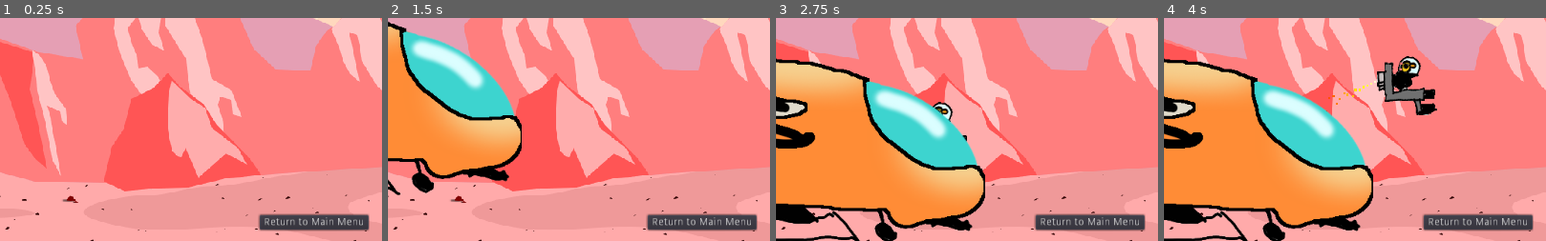
Above: before the commit, frames 1-4 (left to right).
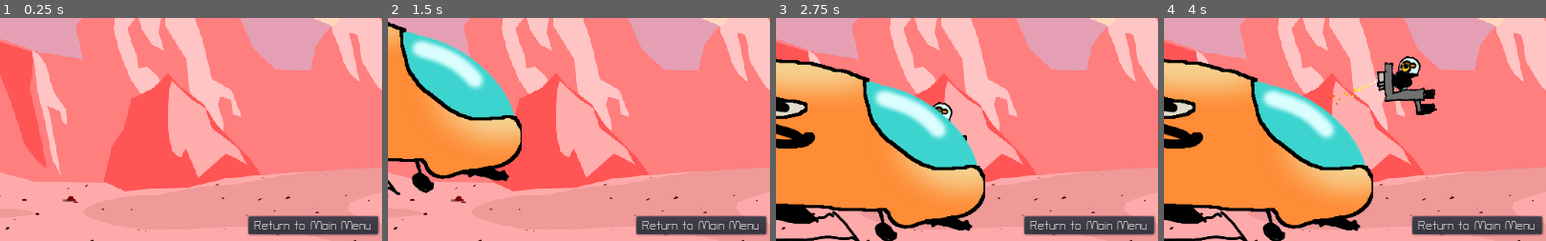
Above: after the commit, the same moments.

Repository: the-g-force/FamJam-January2021
Game: Godot game, scene res://src/StoryScene.tscn
The game is run twice, just before and just after one commit, with the same random seed, the same clock (stepped at 60 frames per second) and the same inputs. This scene is started directly instead of the project's main scene.
Inputs (mouse positions are % of the whole screen's width and height, from its top left):
- Up to frame 1 (0.25 s): no input
- Up to frame 2 (1.5 s): tap Enter at 0.5 s; move the mouse to (72, 45) at 0.52 s; hold D (move_right) 0.53-1.28 s; tap Space (fire) at 0.6, 1.35 s; click (72, 45) at 0.67 s; move the mouse to (30, 55) at 1.27 s; hold S (move_down) from 1.28 s (still down)
- Up to frame 3 (2.75 s): move the mouse to (60, 28) at 2.02 s; release S (move_down) at 2.03 s; hold D (move_right) from 2.03 s (still down); tap Space (fire) at 2.1 s
- Up to frame 4 (4 s): tap Space (fire) at 2.75, 2.85, 3.6 s; move the mouse to (45, 70) at 2.77 s; release D (move_right) at 2.78 s; hold W (move_up) 2.78-3.53 s; click (45, 70) at 2.92 s; move the mouse to (80, 65) at 3.52 s; hold A (move_left) from 3.53 s (still down)
The pictures show only the part of the screen within x 50-100%, y 50-100%; the shares and areas given below are measured in that part.

The runs differ from the first frame. In frame 1, 2.5% of the frame differs, in the area x 64-100%, y 87-98%; in frame 2, 2.5%; in frame 3, 2.5%; in frame 4, 2.5%.

Commit message:
Use fancy font for return to main menu button

Diff:
--- a/project/src/StoryScene.tscn
+++ b/project/src/StoryScene.tscn
@@ -7,9 +7,12 @@
 [ext_resource path="res://assets/copter.png" type="Texture" id=5]
 [ext_resource path="res://assets/g1375.png" type="Texture" id=6]
 [ext_resource path="res://fonts/Roboto-Regular.ttf" type="DynamicFontData" id=7]
+[ext_resource path="res://fonts/TurretRoad-Regular.ttf" type="DynamicFontData" id=8]
 
-[sub_resource type="Animation" id=1]
-resource_name = "Story"
+[sub_resource type="DynamicFont" id=1]
+font_data = ExtResource( 8 )
+
+[sub_resource type="Animation" id=2]
 length = 14.0
 tracks/0/type = "value"
 tracks/0/path = NodePath("copter/JetDuck:position")
@@ -87,10 +90,11 @@
 }
 
 [node name="MainMenuButton" type="Button" parent="."]
-margin_left = 860.371
-margin_top = 565.114
-margin_right = 1006.37
-margin_bottom = 585.114
+margin_left = 844.656
+margin_top = 567.359
+margin_right = 1018.66
+margin_bottom = 591.359
+custom_fonts/font = SubResource( 1 )
 text = "Return to Main Menu"
 __meta__ = {
 "_edit_lock_": true,
@@ -98,7 +102,7 @@
 }
 
 [node name="AnimationPlayer" type="AnimationPlayer" parent="."]
-anims/Story = SubResource( 1 )
+anims/Story = SubResource( 2 )
 
 [node name="copter" type="Sprite" parent="."]
 position = Vector2( -85.4676, 141.806 )
Not shown: 3 places in project/src/StoryScene.tscn that only renumber resources
